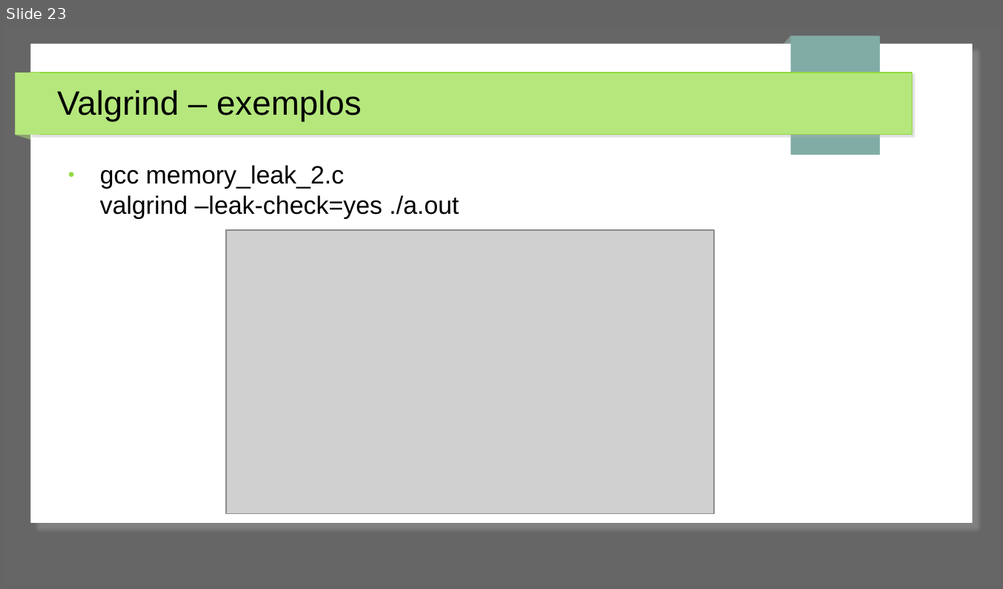
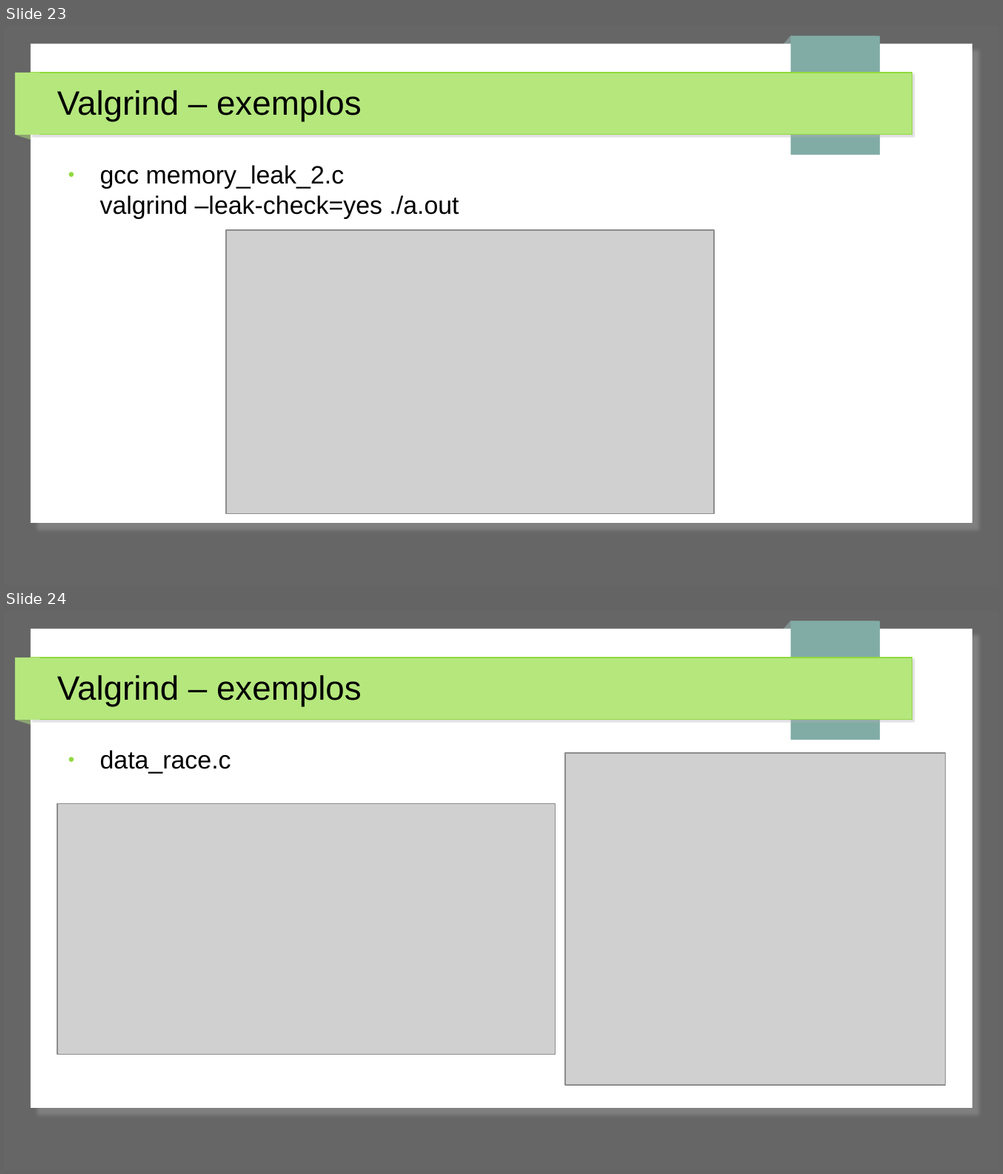
Before and after one commit to jpantonow/SB-T1-ANALISADORES, a slide deck: Slides.odp. Shown one above the other, each under a label of ours: slide 23 before the commit, slides 23 and 24 after it. The pictures are 1003x589 and 1003x1174 pixels, drawn with LibreOffice and Linux fonts; fonts in the diff are those of the drawing; grey boxes stand for pictures. Boxes give left, top, right and bottom in pixels: in the first picture for what was removed or moved away, otherwise in the second. Text is boxed around its words. In the diff, an @@ line names an element or a change of style, - is before the commit and + after.

Commit message:
mais slides valgrind

```diff
--- a/Slides.odp
+++ b/Slides.odp
@@ slide 24 added at (4, 611, 999, 1170), background #666666; not listed: 7 template elements that a slide beside it also shows @@
@@ title added at (57, 675, 361, 706), 27 pt, text #000000 @@
+Valgrind – exemplos
@@ text added at (100, 750, 231, 774), 20 pt, text #000000 @@
+● data_race.c
@@ picture added at (566, 752, 946, 1086) @@
@@ picture added at (57, 804, 555, 1056) @@
```
Also in this commit, not shown: 1 slide changed, 1 other slide added.
